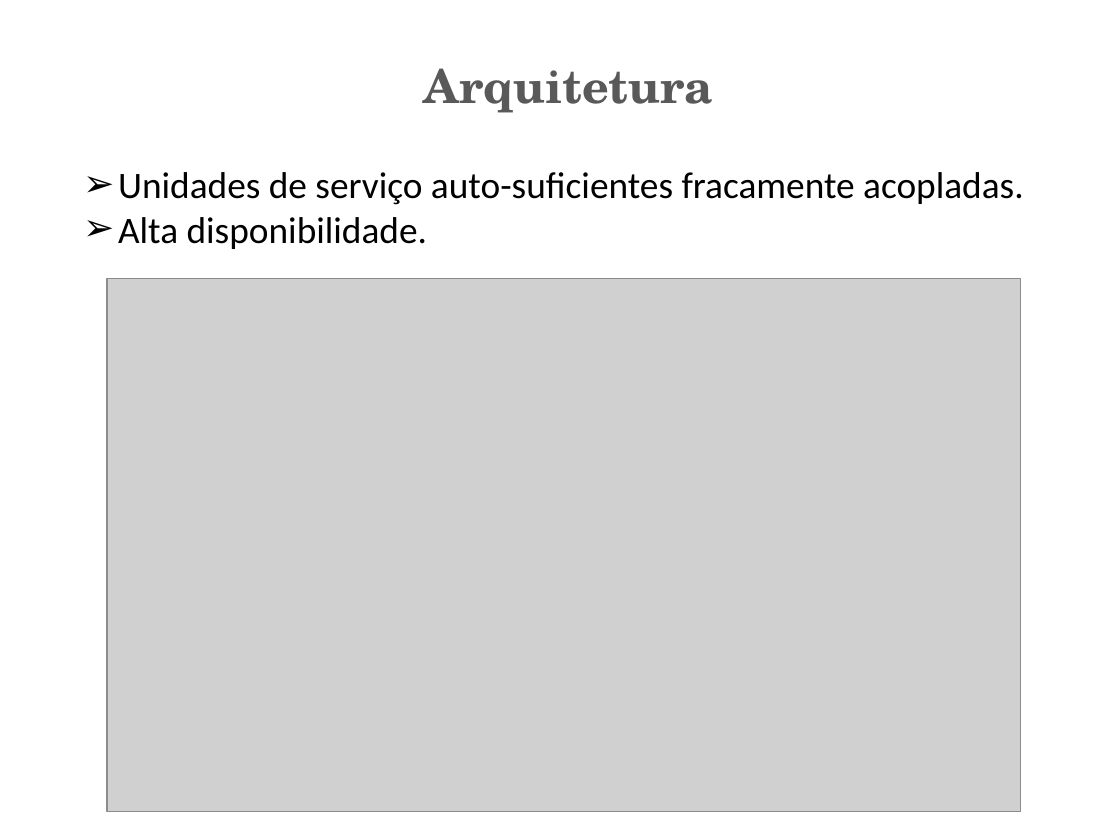
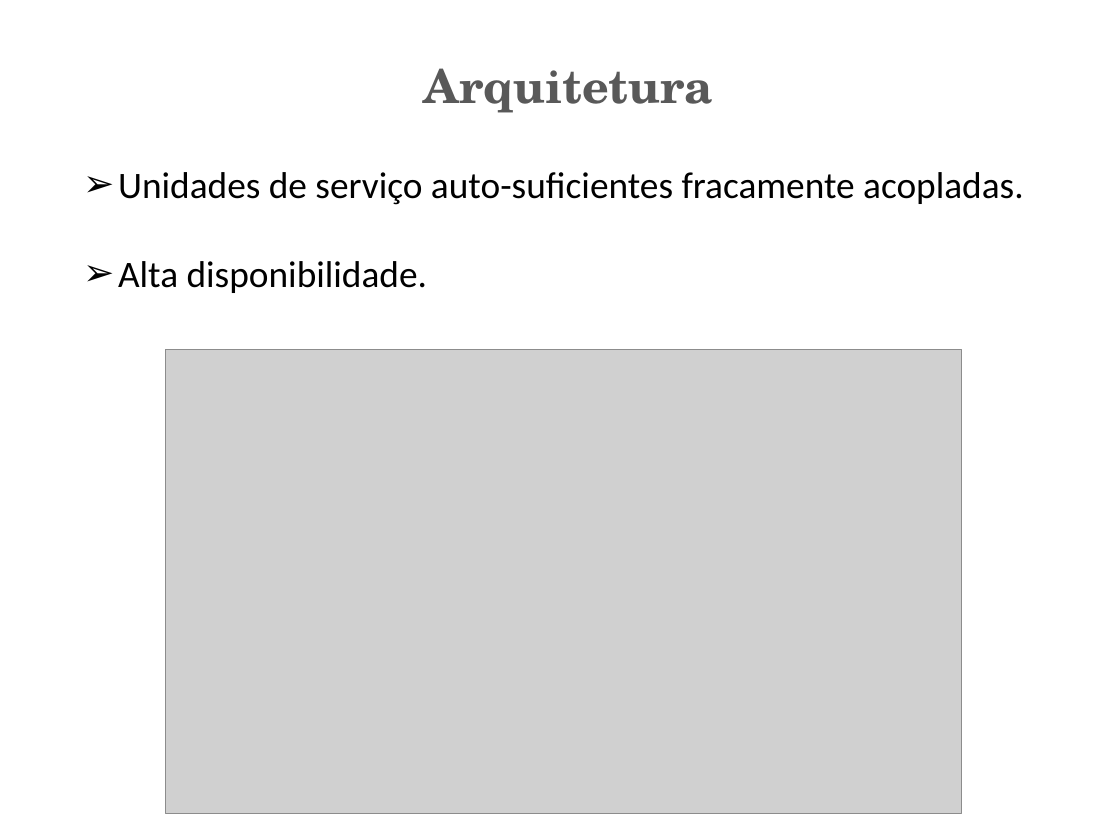
Before and after one commit to marcinschi-iuri/ciaasDocs, a slide deck: slide 7 of PCIS.pptx. Drawn at 1120x840 pixels with LibreOffice and Linux fonts; fonts in the diff are those of the drawing; grey boxes stand for pictures. Boxes give left, top, right and bottom in pixels: in the first picture for what was removed or moved away, otherwise in the second. Text is boxed around its words. In the diff, an @@ line names an element or a change of style, - is before the commit and + after.

```diff
--- a/PCIS.pptx
+++ b/PCIS.pptx
@@ text "Unidades de serviço auto-suficientes fracamente ..." rewrapped from [118,172,1024,249] to [118,172,1024,293] @@
@@ picture: place and size @@
-picture at [108,279,1021,812]
+picture at [166,349,961,813]
```
Also in this commit, not shown: 5 other slides changed, 1 other file.
